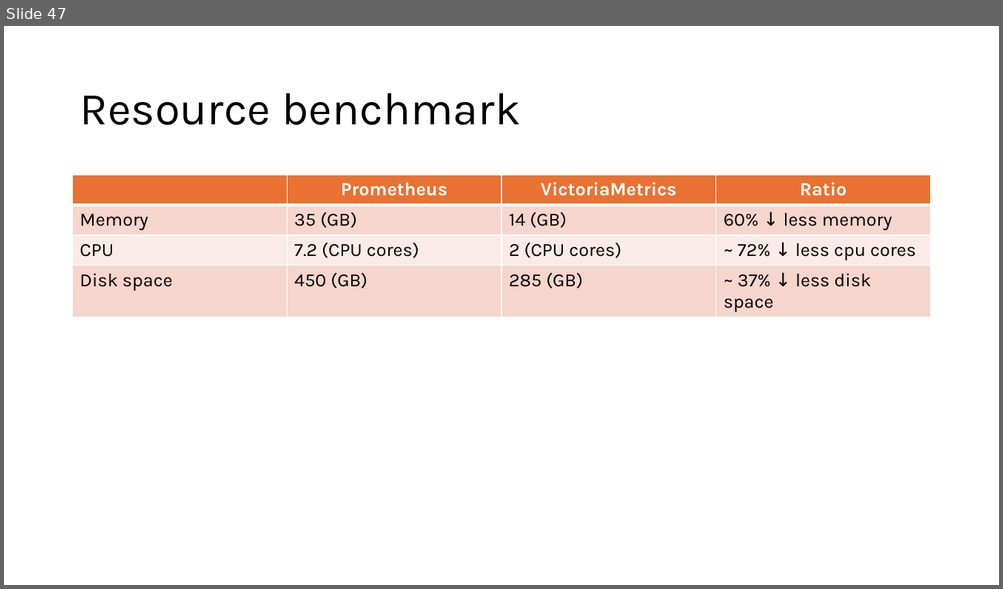
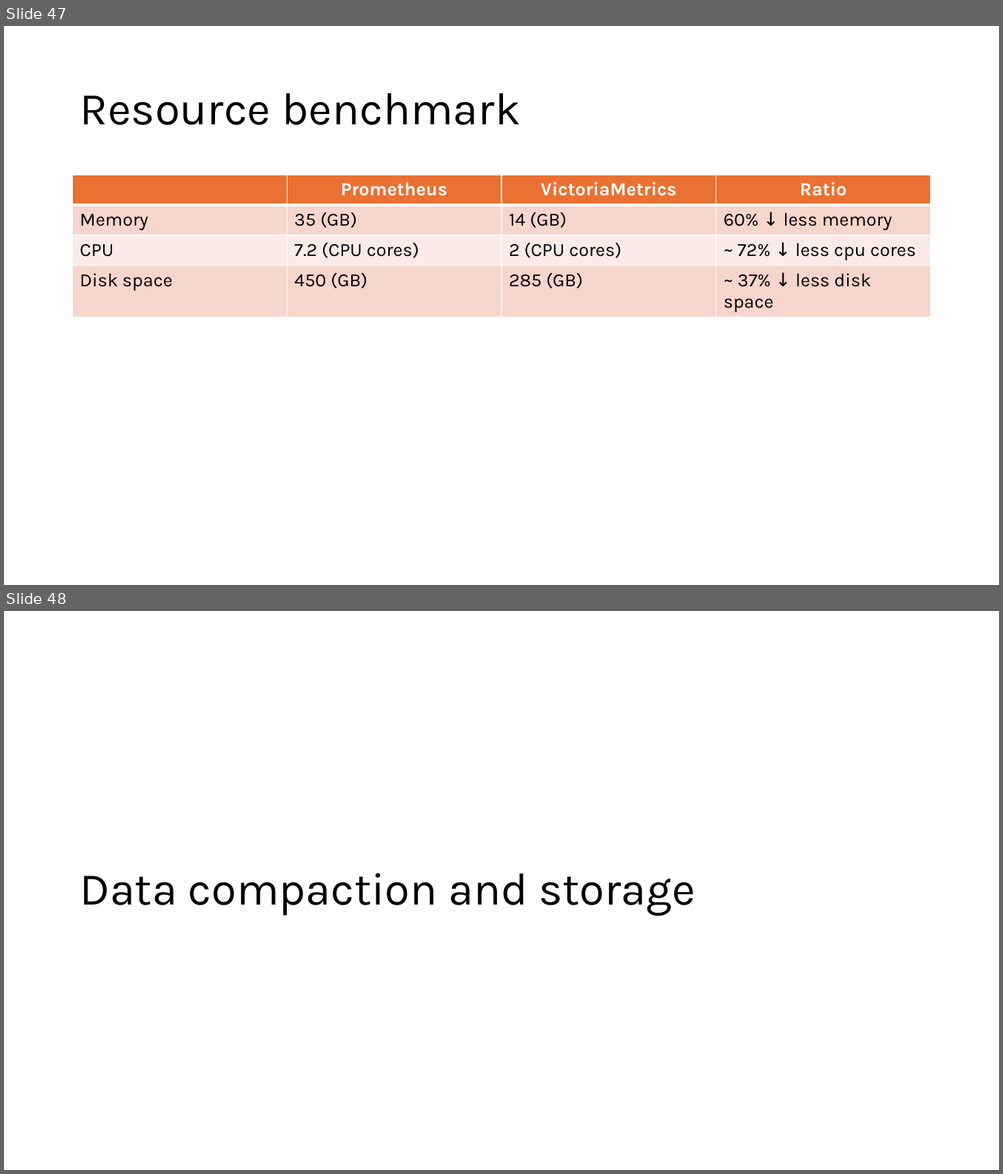
Before and after one commit to DStefanow/victoriametrics-poc, a slide deck: presentation-content/migrating-from-prometheus-to-vm.pptx. Shown one above the other, each under a label of ours: slide 47 before the commit, slides 47 and 48 after it. The pictures are 1003x589 and 1003x1174 pixels, drawn with LibreOffice and Linux fonts; fonts in the diff are those of the drawing. Boxes give left, top, right and bottom in pixels: in the first picture for what was removed or moved away, otherwise in the second. Text is boxed around its words. In the diff, an @@ line names an element or a change of style, - is before the commit and + after.

```diff
--- a/presentation-content/migrating-from-prometheus-to-vm.pptx
+++ b/presentation-content/migrating-from-prometheus-to-vm.pptx
@@ slide 48 added at [4, 611, 999, 1170], background #FFFFFF @@
@@ title added at [79, 873, 695, 916], 44 pt, text #000000 @@
+Data compaction and storage
```
Also in this commit, not shown: 4 other slides added.
